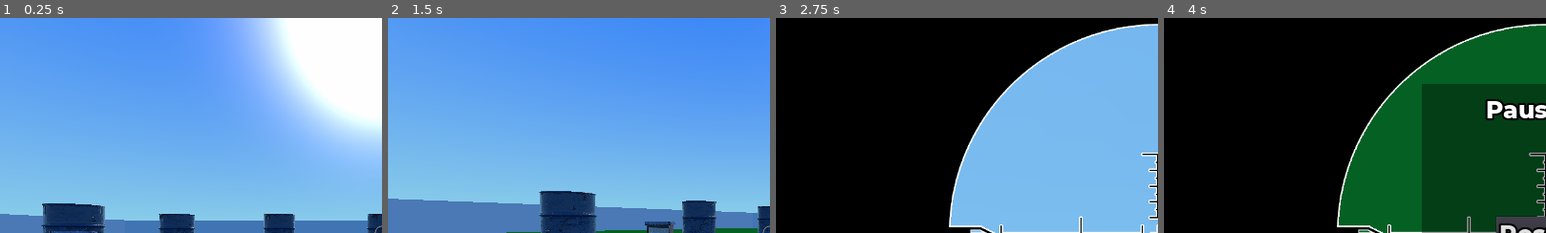
Above: before the commit, frames 1-4 (left to right).
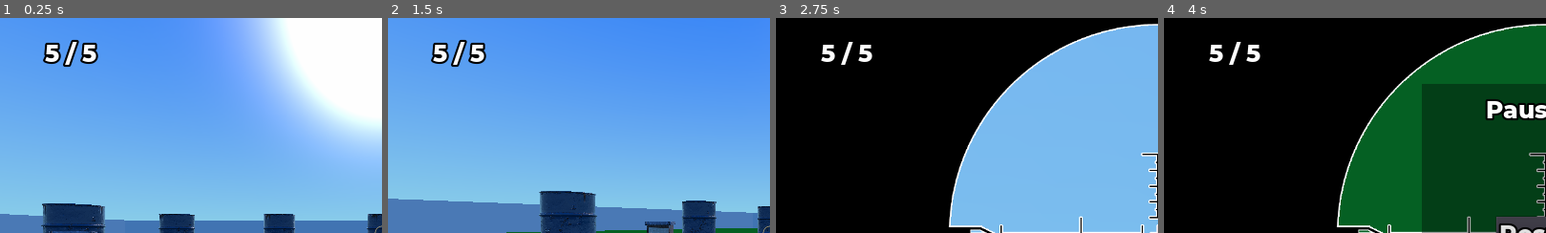
Above: after the commit, the same moments.

Repository: namanjainv/game-design
Game: Godot game, scene res://World/World.tscn
The game is run twice, just before and just after one commit, with the same random seed, the same clock (stepped at 60 frames per second) and the same inputs.
Inputs (mouse positions are % of the whole screen's width and height, from its top left):
- Up to frame 1 (0.25 s): no input
- Up to frame 2 (1.5 s): move the mouse to (55, 50) at 0.52 s; hold W (move_forwards) from 0.53 s (still down); tap M (maximize) at 0.6 s; move the mouse to (45, 50) at 1.27 s; click (45, 50) at 1.35 s
- Up to frame 3 (2.75 s): keep holding W (move_forwards); move the mouse to (52, 48) at 2.02 s; tap Z (zoom) at 2.1 s
- Up to frame 4 (4 s): keep holding W (move_forwards); tap Enter at 2.75 s; move the mouse to (49, 52) at 2.77 s; tap M (maximize) at 2.85 s; tap Space (pause) at 3.5 s; move the mouse to (57, 51) at 3.52 s; click (57, 51) at 3.6 s
The pictures show only the part of the screen within x 0-50%, y 0-50%; the shares and areas given below are measured in that part.

The runs differ from the first frame. In frame 1, 1.1% of the frame differs, in the area x 11-26%, y 10-23%; in frame 2, 1.1%; in frame 3, 0.6%; in frame 4, 0.6%.

Commit message:
Added health to the player

Diff:
--- a/Assignment 3/Doom Clone/Interface/HUD Layer.gd
+++ b/Assignment 3/Doom Clone/Interface/HUD Layer.gd
@@ -77,3 +77,20 @@
 
 func _setLevel(val):
   currentLevel = val
+
+#-----------------------------------------------------------
+
+var maxHealth = 0
+var currentHealth = 0
+
+func _resetHealth( qty ) :
+  maxHealth = qty
+  currentHealth = qty
+  _setPlayerHealthMessage()
+
+func _setPlayerHealthMessage():
+  get_node( 'Health' ).text = '%d / %d' % [ currentHealth, maxHealth ]
+
+func _playerHit():
+  currentHealth -= 1
+  _setPlayerHealthMessage()
--- a/Assignment 3/Doom Clone/Player/Player.gd
+++ b/Assignment 3/Doom Clone/Player/Player.gd
@@ -84,10 +84,10 @@
 
 #-----------------------------------------------------------
 func kill() :
-  var timeStr = $'../HUD Layer'.getTimeStr()
-
-  print( 'Player died at %s.' % timeStr )
-
-  $'../Message Layer/Message'.activate( 'Player Died\n%s' % timeStr )
+  $'../HUD Layer'._playerHit()
+  if( $'../HUD Layer'.currentHealth == 0 ):
+    var timeStr = $'../HUD Layer'.getTimeStr()
+    print( 'Player died at %s.' % timeStr )
+    $'../Message Layer/Message'.activate( 'Player Died\n%s' % timeStr )
 
 #-----------------------------------------------------------
--- a/Assignment 3/Doom Clone/World/World.gd
+++ b/Assignment 3/Doom Clone/World/World.gd
@@ -12,6 +12,8 @@
   print( level )
   _clearArena()
   var levelData = _getLevelData( level )
+
+  get_node( 'HUD Layer' )._resetHealth( 5 )
 
   var ammo = levelData.get( 'AMMO', null )
   if ammo != null :
--- a/Assignment 3/Doom Clone/World/World.tscn
+++ b/Assignment 3/Doom Clone/World/World.tscn
@@ -28,22 +28,28 @@
 outline_color = Color( 0, 0, 0, 1 )
 font_data = ExtResource( 8 )
 
-[sub_resource type="DynamicFontData" id=4]
-font_path = "res://Interface/Fonts/Montserrat-ExtraBold.ttf"
-
-[sub_resource type="DynamicFont" id=5]
+[sub_resource type="DynamicFont" id=4]
 size = 48
 outline_size = 4
 outline_color = Color( 0, 0, 0, 1 )
-font_data = SubResource( 4 )
+font_data = ExtResource( 8 )
+
+[sub_resource type="DynamicFontData" id=5]
+font_path = "res://Interface/Fonts/Montserrat-ExtraBold.ttf"
 
 [sub_resource type="DynamicFont" id=6]
 size = 48
 outline_size = 4
 outline_color = Color( 0, 0, 0, 1 )
+font_data = SubResource( 5 )
+
+[sub_resource type="DynamicFont" id=7]
+size = 48
+outline_size = 4
+outline_color = Color( 0, 0, 0, 1 )
 font_data = ExtResource( 8 )
 
-[sub_resource type="DynamicFont" id=7]
+[sub_resource type="DynamicFont" id=8]
 size = 48
 outline_size = 4
 outline_color = Color( 0, 0, 0, 1 )
@@ -102,6 +108,17 @@
 custom_fonts/font = SubResource( 3 )
 text = "00/00"
 
+[node name="Health" type="Label" parent="HUD Layer"]
+margin_left = 10.0
+margin_top = 10.0
+margin_right = 275.0
+margin_bottom = 133.0
+custom_fonts/font = SubResource( 4 )
+text = "0
+"
+align = 1
+valign = 1
+
 [node name="Message Layer" type="CanvasLayer" parent="."]
 editor/display_folded = true
 layer = 100
@@ -144,7 +161,7 @@
 margin_top = -33.0
 margin_right = 100.0
 margin_bottom = 37.0
-custom_fonts/font = SubResource( 6 )
+custom_fonts/font = SubResource( 7 )
 text = "Restart"
 
 [node name="Exit" type="Button" parent="Message Layer/Message/Background"]
@@ -156,7 +173,7 @@
 margin_top = 58.0
 margin_right = 100.0
 margin_bottom = 128.0
-custom_fonts/font = SubResource( 7 )
+custom_fonts/font = SubResource( 8 )
 text = "Exit"
 [connection signal="pressed" from="Message Layer/Message/Background/Restart" to="Message Layer/Message" method="_on_Restart_pressed"]
 [connection signal="pressed" from="Message Layer/Message/Background/Exit" to="Message Layer/Message" method="_on_Exit_pressed"]
--- a/Assignment 3/Doom Clone/Zombie/Zombie.gd
+++ b/Assignment 3/Doom Clone/Zombie/Zombie.gd
@@ -1,8 +1,7 @@
 extends KinematicBody
 
 const MOVE_SPEED = 3
-
-const SENSE_DISTANCE = 20
+const COOLDOWNTIME = 200
 
 onready var raycast = $RayCast
 onready var anim_player = $AnimationPlayer
@@ -10,6 +9,7 @@
 var player = null
 var dead = false
 var health = 1
+var coolDown = 0
 
 #-----------------------------------------------------------
 func _ready() :
@@ -24,12 +24,13 @@
   if player == null :
     return
 
-  var vec_to_player = player.translation - translation
-  if vec_to_player.length() > SENSE_DISTANCE :
-    # Too far away to sense the player.  Move in 'random' direction,
-    # which is in RADIANS.  The axis must normalized.
-    vec_to_player = vec_to_player.rotated( Vector3( 0, 1, 0 ), randf()*2*PI )
+  var vec_to_player
+  if coolDown > COOLDOWNTIME:
+    vec_to_player = player.translation - translation
+  else:
+    vec_to_player = - player.translation + translation
 
+  coolDown += 1
   vec_to_player = vec_to_player.normalized()
   raycast.cast_to = vec_to_player * 1.5
 
@@ -39,6 +40,7 @@
   if raycast.is_colliding() :
     var coll = raycast.get_collider()
     if coll != null and coll.name == 'Player' :
+      coolDown = 0
       coll.kill()
 
 #-----------------------------------------------------------
Not shown: 2 places in Assignment 3/Doom Clone/World/World.tscn that only renumber resources
